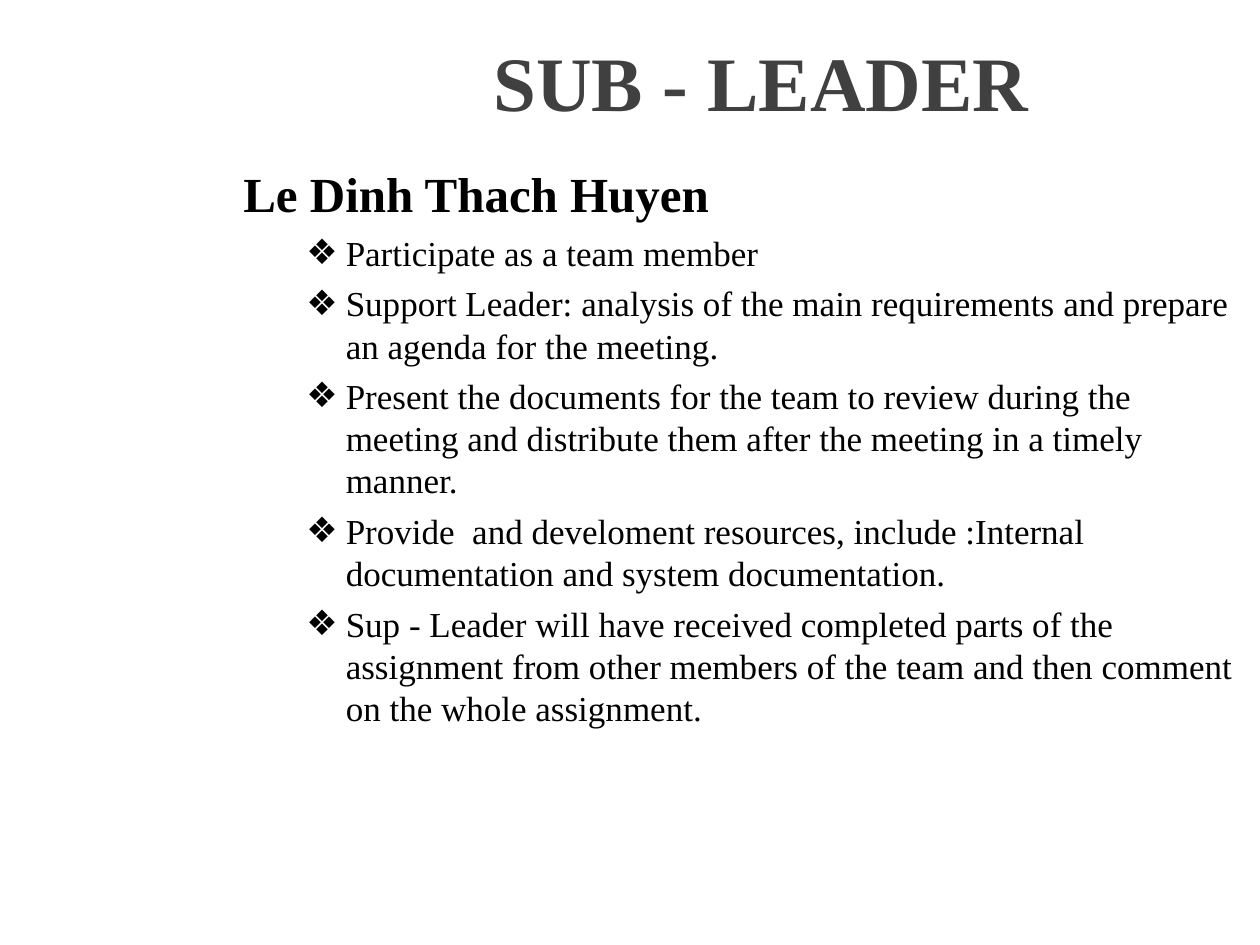
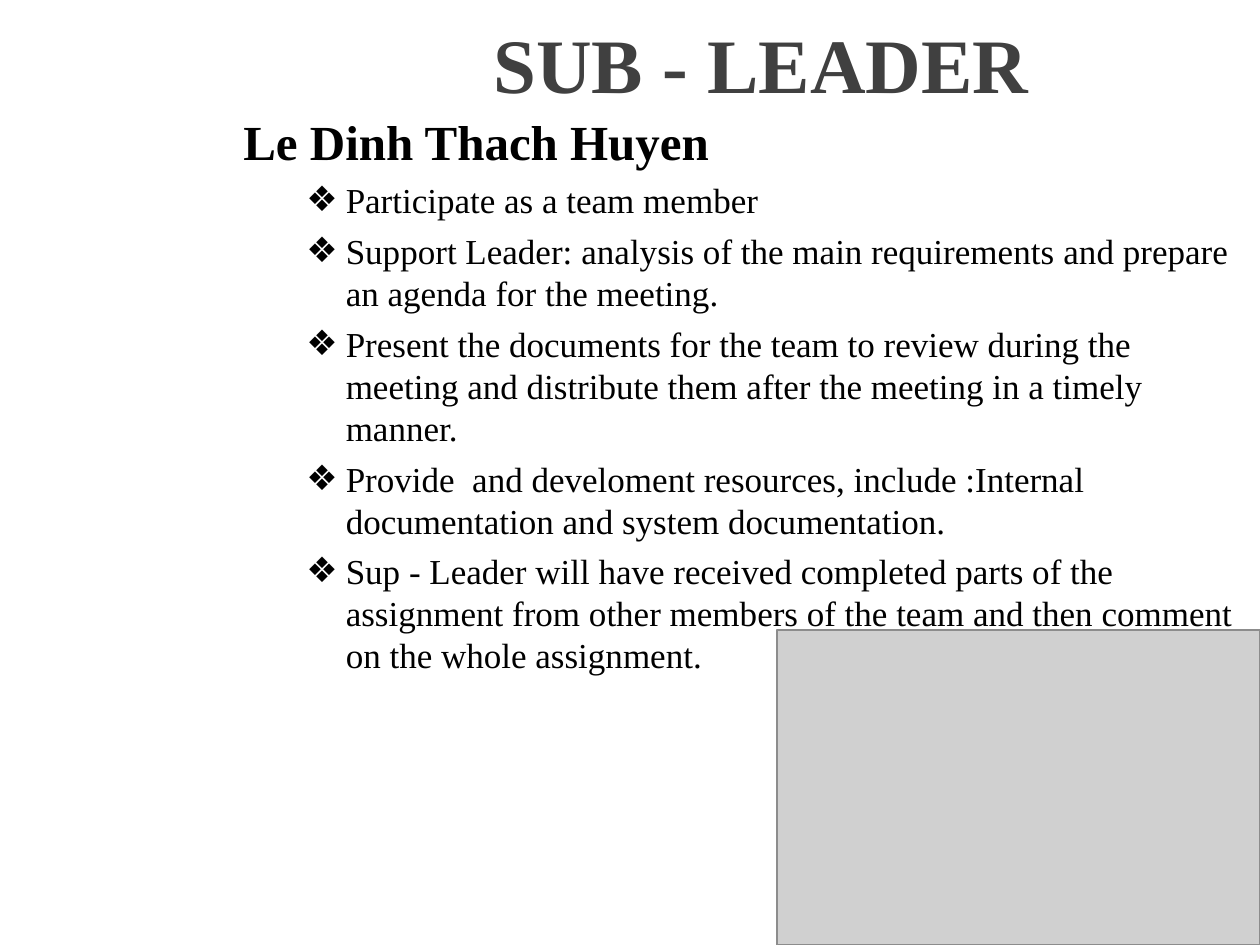
Before and after one commit to T138384/vlu-k15t1-team11, a slide deck: slide 10 of SMA - Software Measurement & Analysis/Asignment-01/K15T1-Team11-Team Assignment1/K15T1-Team11-Team Assignment1.ppt. Drawn at 1260x945 pixels with LibreOffice and Linux fonts; fonts in the diff are those of the drawing; grey boxes stand for pictures; background and template pictures are left out. Boxes give left, top, right and bottom in pixels: in the first picture for what was removed or moved away, otherwise in the second. Text is boxed around its words. In the diff, an @@ line names an element or a change of style, - is before the commit and + after.

```diff
--- a/SMA - Software Measurement & Analysis/Asignment-01/K15T1-Team11-Team Assignment1/K15T1-Team11-Team Assignment1.ppt
+++ b/SMA - Software Measurement & Analysis/Asignment-01/K15T1-Team11-Team Assignment1/K15T1-Team11-Team Assignment1.ppt
@@ title "SUB - LEADER": place and size @@
-title "SUB - LEADER" at <box>494,60,1028,112</box>
+title "SUB - LEADER" at <box>494,42,1028,94</box>
@@ text "Le Dinh Thach Huyen": place and size @@
-text "Le Dinh Thach Huyen" at <box>243,178,1232,728</box>
+text "Le Dinh Thach Huyen" at <box>243,126,1232,676</box>
@@ picture added at <box>777,630,1260,945</box> @@
```
Also in this commit, not shown: 9 other slides changed, 1 slide added, 1 slide removed, 2 other files.
